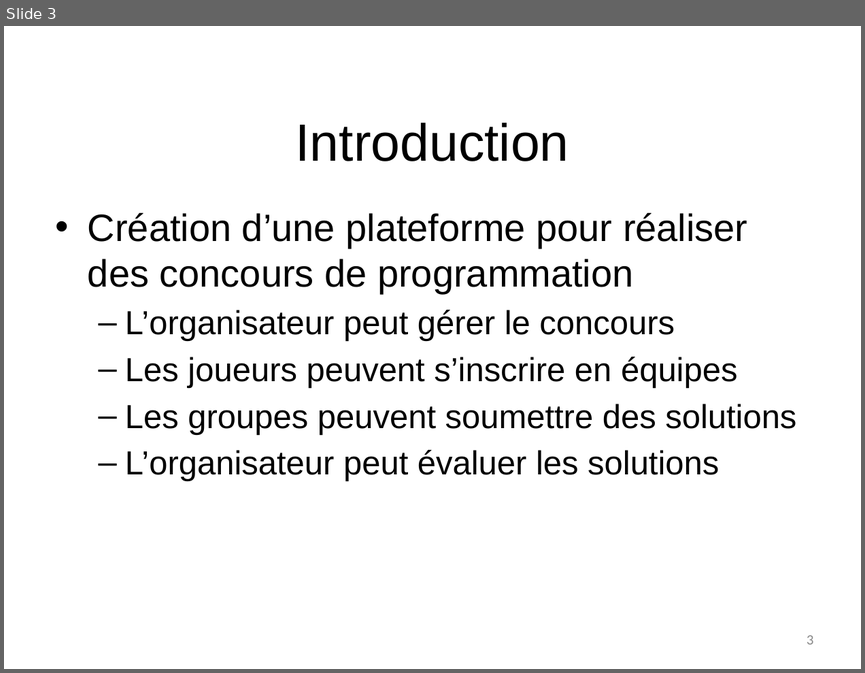
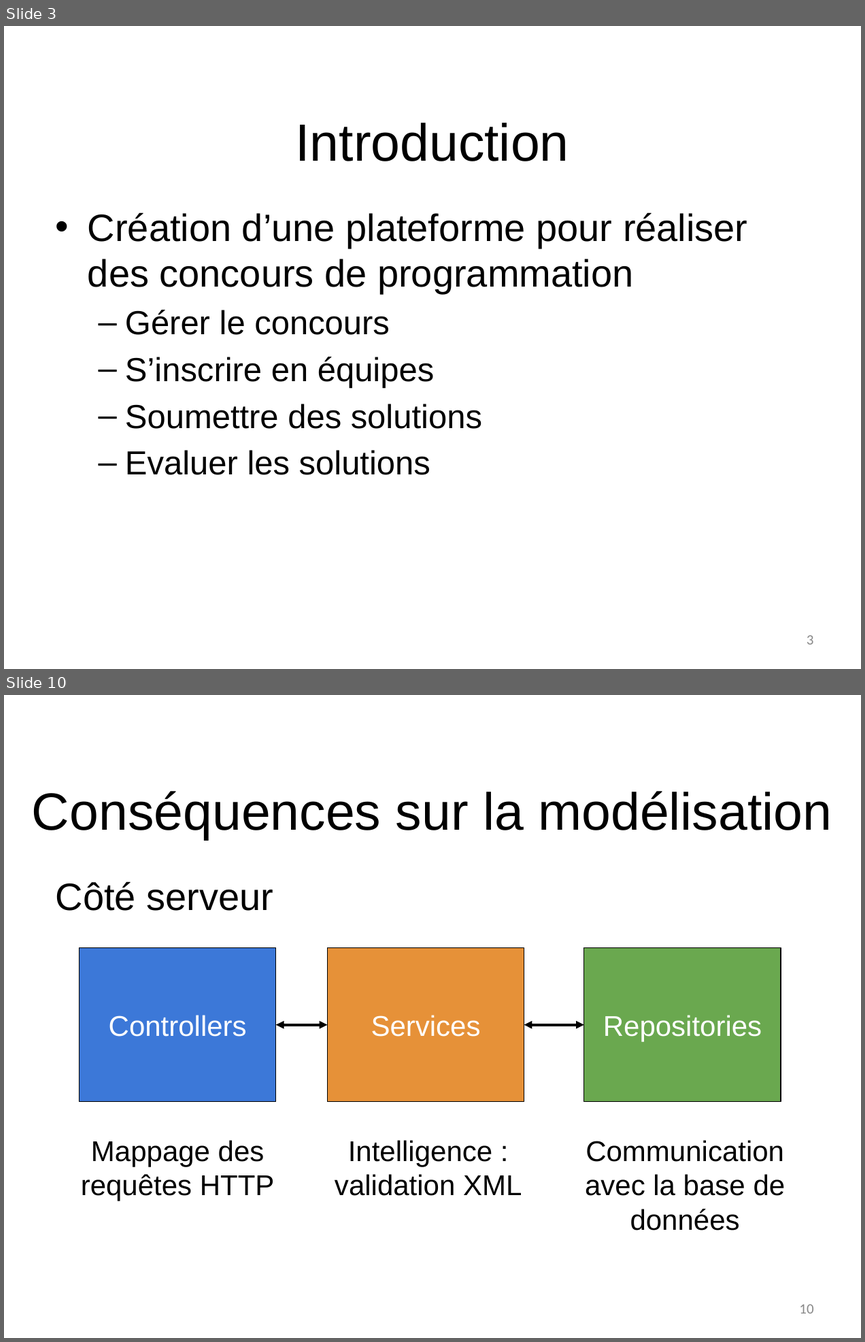
Before and after one commit to NicolasFuchs/Hashcode, a slide deck: Presentation/G6_presentation_intermediaire_fuchs_butty_rial.pptx. Shown one above the other, each under a label of ours: slide 3 before the commit, slides 3 and 10 after it; the slides between them are not shown. The pictures are 865x673 and 865x1342 pixels, drawn with LibreOffice and Linux fonts; fonts in the diff are those of the drawing; background and template pictures are left out. Boxes give left, top, right and bottom in pixels: in the first picture for what was removed or moved away, otherwise in the second. Text is boxed around its words. In the diff, an @@ line names an element or a change of style, - is before the commit and + after.

```diff
--- a/Presentation/G6_presentation_intermediaire_fuchs_butty_rial.pptx
+++ b/Presentation/G6_presentation_intermediaire_fuchs_butty_rial.pptx
@@ slide 10 added at [4, 695, 861, 1338], background #FFFFFF @@
@@ title added at [32, 791, 832, 840], 44 pt, text #000000 @@
+Conséquences sur la modélisation
@@ text added at [56, 881, 273, 911], 32 pt, text #000000 @@
+Côté serveur
@@ rectangle added at [79, 948, 277, 1102], fill #3C78D8, outline #000000 0.75 pt, 24 pt, text #FFFFFF @@
+Controllers
@@ rectangle added at [327, 948, 524, 1102], fill #E69138, outline #000000 0.75 pt, 24 pt, text #FFFFFF @@
+Services
@@ rectangle added at [584, 948, 781, 1102], fill #6AA84F, outline #000000 0.75 pt, 24 pt, text #FFFFFF @@
+Repositories
@@ double arrow added from (275, 1025) to (327, 1025), #000000 2.25 pt @@
@@ double arrow added from (524, 1025) to (584, 1025), #000000 2.25 pt @@
@@ text added at [81, 1140, 275, 1201], 24 pt, text #000000 @@
+Mappage des requêtes HTTP
@@ text added at [334, 1140, 521, 1195], 24 pt, text #000000 @@
+Intelligence : validation XML
@@ text added at [585, 1140, 785, 1230], 24 pt, text #000000 @@
+Communication avec la base de données
@@ page number added at [799, 1304, 813, 1313], 12 pt, text #888888 @@
+10
@@ slide 3 changed as well @@
@@ text at [125, 310, 482, 475]: text changed @@
-  – L’organisateur peut gérer le concours
-  – Les joueurs peuvent s’inscrire en équipes
-  – Les groupes peuvent soumettre des solutions
-  – L’organisateur peut évaluer les solutions
+  – Gérer le concours
+  – S’inscrire en équipes
+  – Soumettre des solutions
+  – Evaluer les solutions
```
Also in this commit, not shown: 2 other slides changed, 8 other slides added, 7 slides removed, 9 other files.
